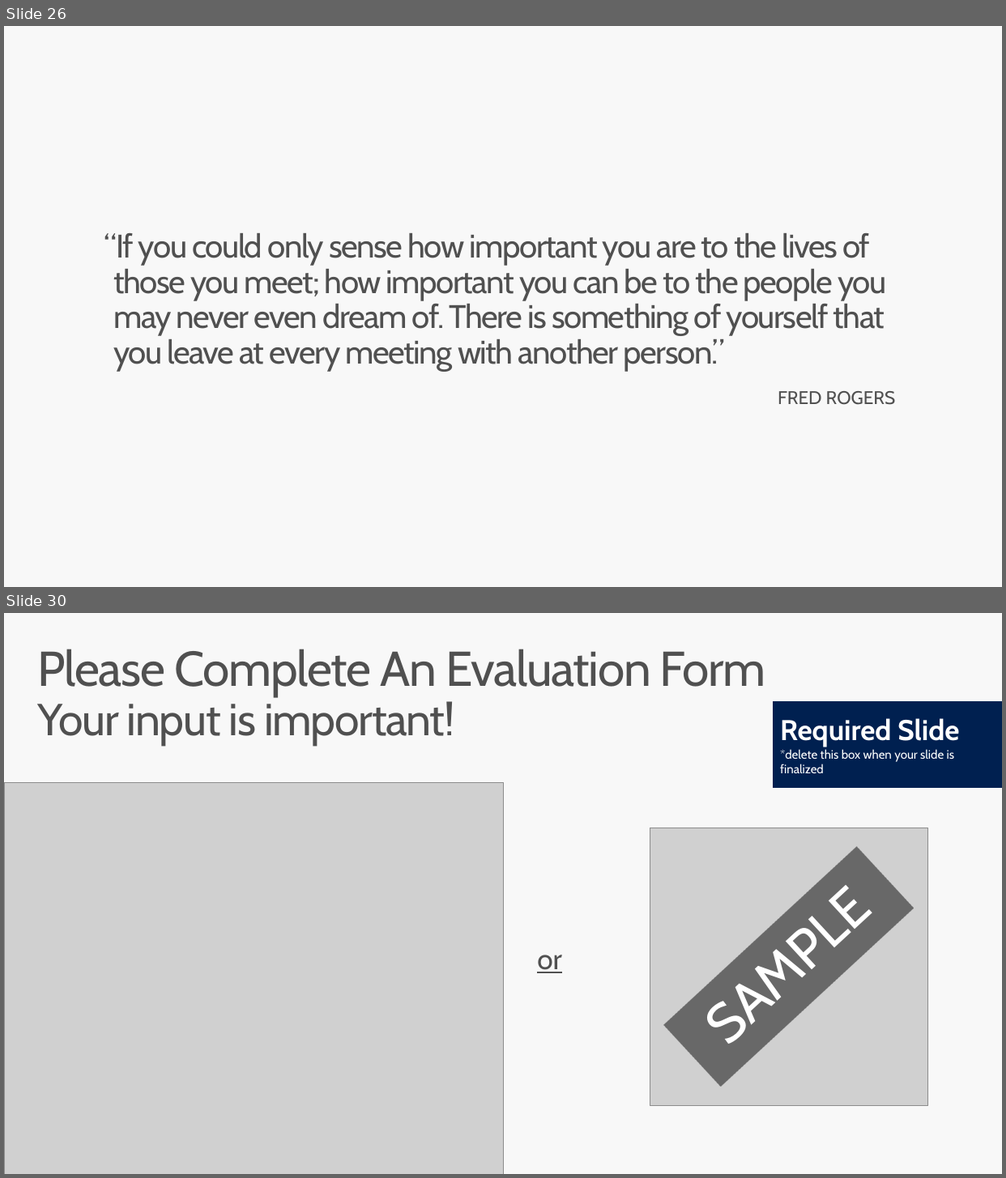
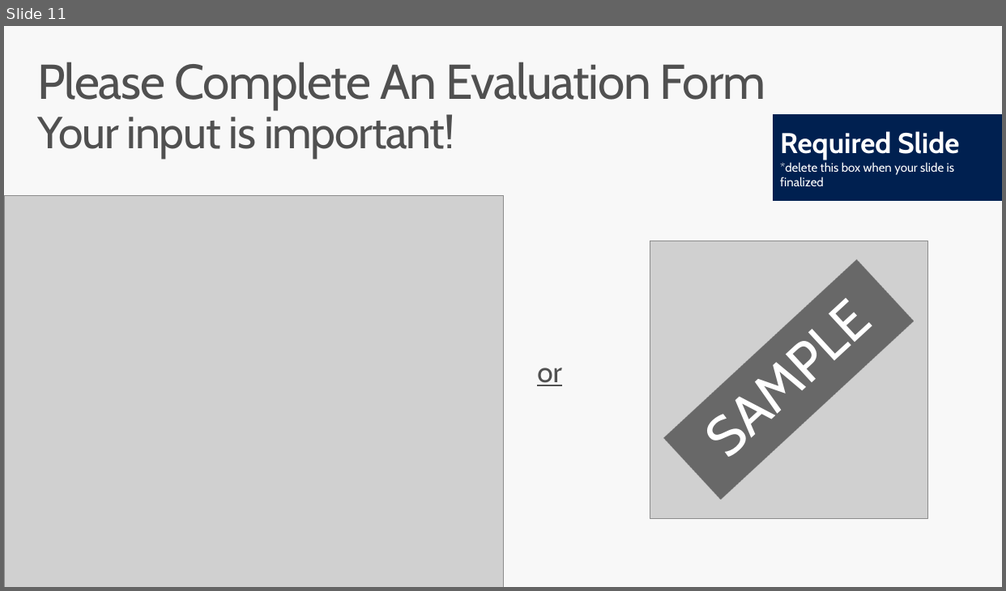
Before and after one commit to Microsoft-Build-2016/CodeLabs-GameDev-3-ANGLE, a slide deck: Presentation.pptx. Shown one above the other, each under a label of ours: slides 26 and 30 before the commit, slide 11 after it; the slides between them are not shown. The pictures are 1006x1178 and 1006x591 pixels, drawn with LibreOffice and Linux fonts; fonts in the diff are those of the drawing; grey boxes stand for pictures. Boxes give left, top, right and bottom in pixels: in the first picture for what was removed or moved away, otherwise in the second. Text is boxed around its words. In the diff, an @@ line names an element or a change of style, - is before the commit and + after.

```diff
--- a/Presentation.pptx
+++ b/Presentation.pptx
@@ slide 26 removed at (4, 26, 1002, 587), background #F8F8F8 @@
@@ title removed at (104, 233, 886, 372) @@
-“If you could only sense how important you are to the lives of those you meet; how important you can be to the people you may never even dream of. There is something of yourself that you leave at every meeting with another person.”
@@ text removed at (778, 391, 896, 405) @@
-FRED ROGERS
@@ what was slide 30 is now slide 11 @@
```
Also in this commit, not shown: 1 slide changed, 8 slides added, 48 other slides removed.
